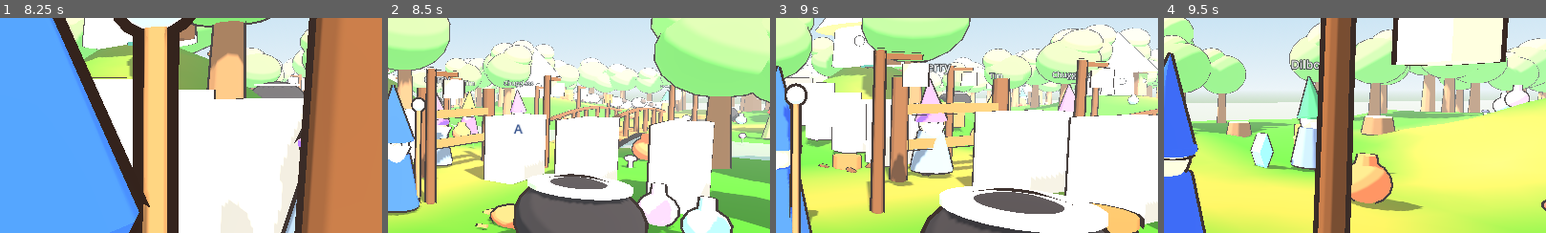
Above: before the commit, frames 1-4 (left to right).
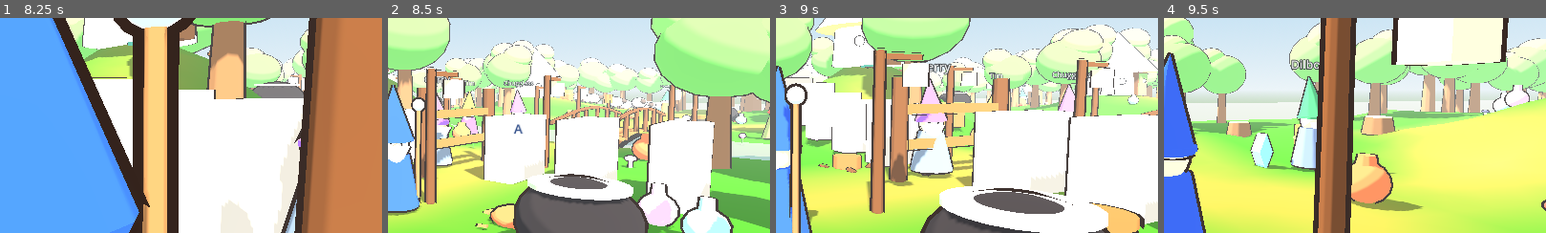
Above: after the commit, the same moments.

Repository: legendsofgnome/Qaxlok
Game: Godot game, scene res://scenes/main.tscn
Two runs of this game, one before a commit and one after it. Both use one fixed random seed, a clock stepped at 60 frames per second and the inputs below.
Inputs (mouse positions are % of the whole screen's width and height, from its top left):
- Up to frame 1 (8.25 s): tap Enter at 0.5 s; move the mouse to (72, 45) at 0.52 s; hold D (move_right) 0.53-1.25 s; tap Space (act) at 0.6, 3.6, 6.6 s; click (72, 45) at 0.67 s; drag from (30, 55) to (45, 70) at 1.27 s; move the mouse to (60, 28) at 2.02 s; hold D (move_right) 2.03-2.75 s; hold E (cam_right) 2.03-2.75 s; drag from (45, 70) to (20, 35) at 2.77 s; move the mouse to (80, 65) at 3.52 s; hold A (move_left) 3.53-4.25 s; drag from (20, 35) to (35, 25) at 4.27 s; move the mouse to (55, 50) at 5.02 s; hold S (move_back) 5.03-5.75 s; hold E (cam_right) 5.03-5.75 s; click (55, 50) at 5.17 s; drag from (35, 25) to (30, 55) at 5.77 s; move the mouse to (72, 45) at 6.52 s; hold W (move_forward) 6.53-7.25 s; drag from (30, 55) to (45, 70) at 7.27 s; move the mouse to (60, 28) at 8.02 s; hold S (move_back) from 8.03 s (still down); hold E (cam_right) from 8.03 s (still down)
- Up to frame 2 (8.5 s): keep holding S (move_back); keep holding E (cam_right)
- Up to frame 3 (9 s): release S (move_back) at 8.75 s; release E (cam_right) at 8.75 s; drag from (45, 70) to (20, 35) at 8.77 s
- Up to frame 4 (9.5 s): no input
The pictures show only the part of the screen within x 50-100%, y 26-76%; the shares and areas given below are measured in that part.

Frame 1 is identical in both runs. In frame 2, 0.5% of the frame differs, in the area x 42-73%, y 40-61%; in frame 3, less than 0.1%; in frame 4, nothing differs.

Commit message:
Bridge ends sit exactly on each bank, arching up over the water
Co-Authored-By: Claude Opus 5.5 <noreply@anthropic.com>
Claude-Session: https://claude.ai/code/session_01NGx2ucs1FCiTdiVbcpWf3y

Diff:
--- a/scripts/world.gd
+++ b/scripts/world.gd
@@ -309,7 +309,7 @@
 		var u := float(i) / N
 		var t := lerpf(-ext, ext, u)
 		var base := lerpf(ga - 0.03, gb - 0.03, u)
-		var y := maxf(base, top) + arch * sin(u * PI) if both_ends else lerpf(ga - 0.03, top, minf(u * 4.0, 1.0))
+		var y := lerpf(base, top + arch, sin(u * PI)) if both_ends else lerpf(ga - 0.03, top, minf(u * 4.0, 1.0))
 		pts.append(axis * t + Vector3(0, y, 0))
 	for i in N:
 		var a0: Vector3 = pts[i] - side * half_w
